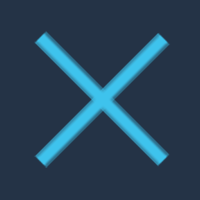
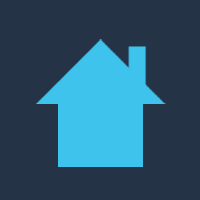
Layered file, before and after one edit (200x200). Changes by layer:
removed layer "Layer 2" over [34, 31, 170, 168]
added layer "Layer 4" above "Layer 3" over [36, 39, 166, 104]
added layer "Layer 3" above "Layer 1" over [58, 82, 143, 167]
